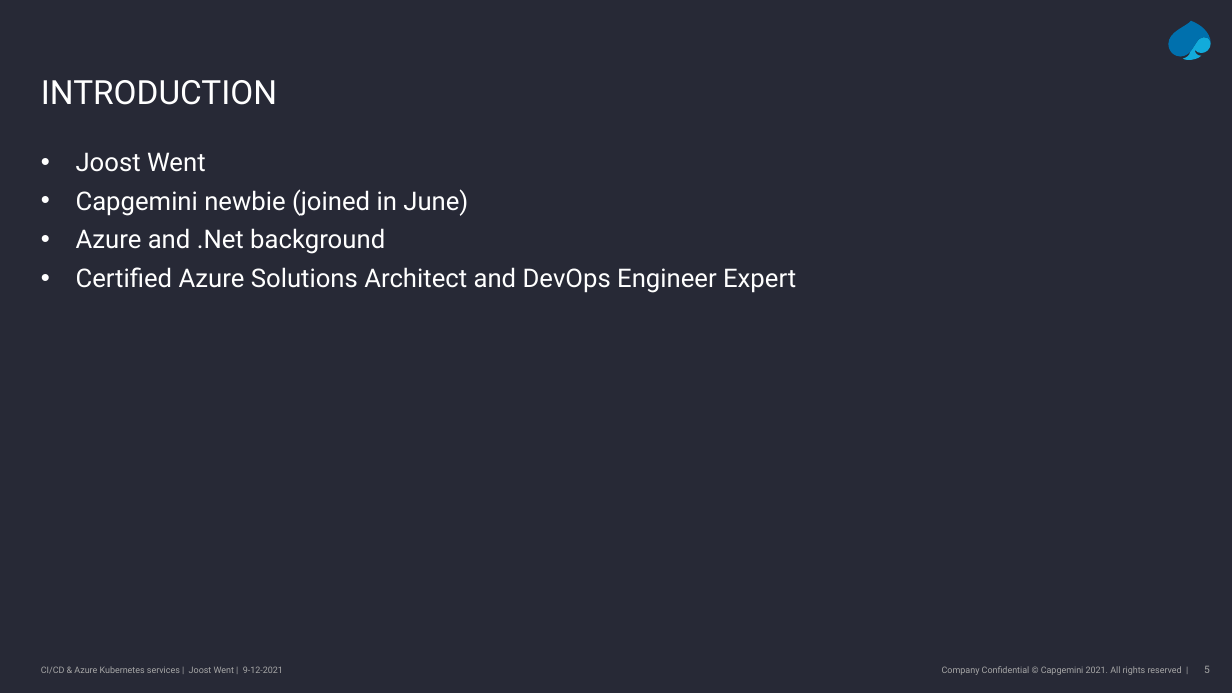
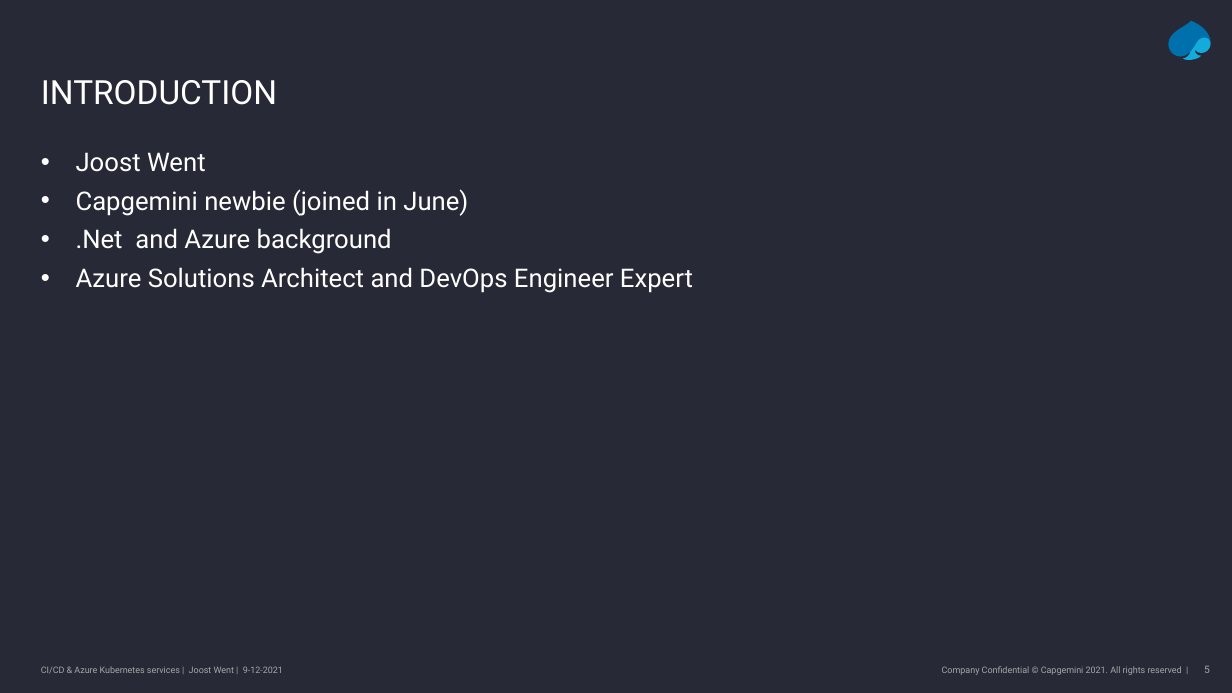
Before and after one commit to joostwent/techtalk-lunch, a slide deck: slide 5 of slides.pptx. Drawn at 1232x693 pixels with LibreOffice and Linux fonts; fonts in the diff are those of the drawing; background and template pictures are left out. Boxes give left, top, right and bottom in pixels: in the first picture for what was removed or moved away, otherwise in the second. Text is boxed around its words. In the diff, an @@ line names an element or a change of style, - is before the commit and + after.

```diff
--- a/slides.pptx
+++ b/slides.pptx
@@ text at box(76, 228, 693, 293): text changed @@
-• Azure and .Net background
-• Certified Azure Solutions Architect and DevOps Engineer Expert
+• .Net and Azure background
+• Azure Solutions Architect and DevOps Engineer Expert
```
Also in this commit, not shown: 1 other slide changed, 1 slide added, 2 other files.
